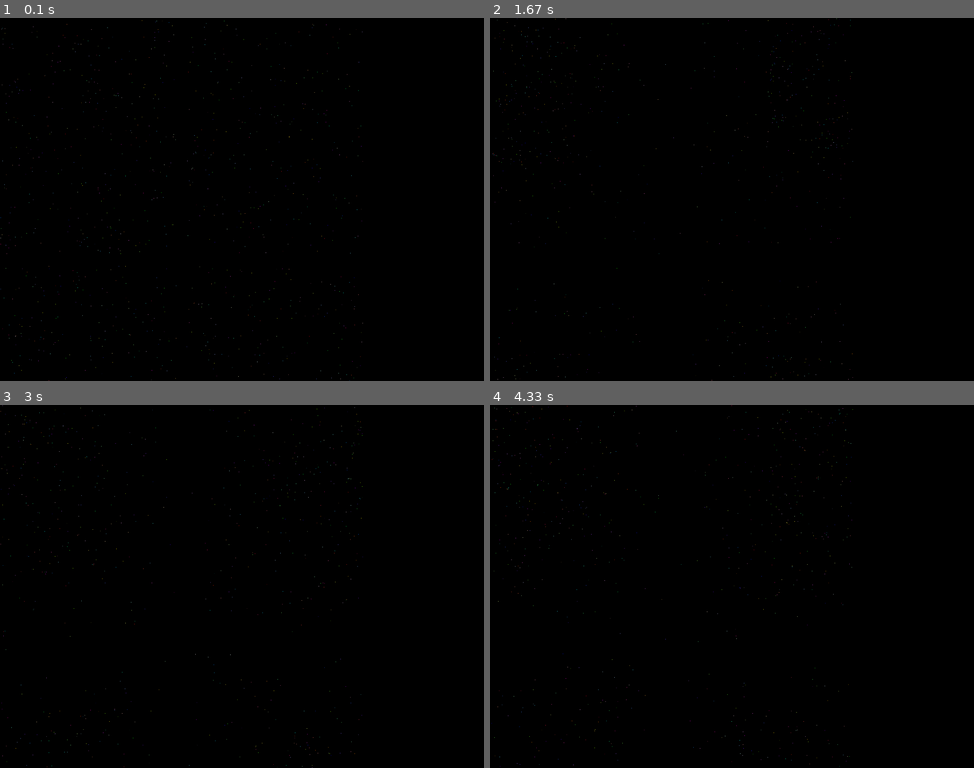
Above: before the commit, frames 1-4 (two rows, left to right).
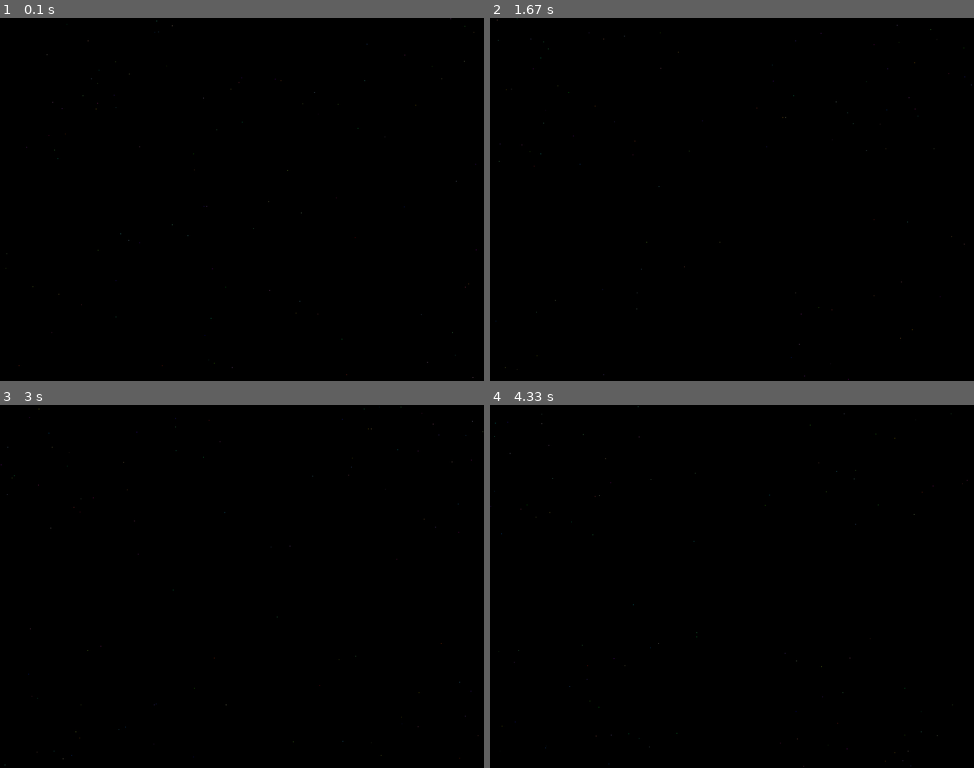
Above: after the commit, the same moments.

Repository: buzzz321/pygamestar
Game: pygame game, started from starfield.py
The game is run twice, just before and just after one commit, with the same random seed, the same clock (stepped at 60 frames per second) and the same inputs.
Inputs:
- Up to frame 1 (0.1 s): no input
- Up to frame 2 (1.67 s): no input
- Up to frame 3 (3 s): no input
- Up to frame 4 (4.33 s): no input

The runs differ from the first frame. In frame 1, 0.3% of the frame differs, in the area x 0-99%, y 0-100%; in frame 2, 0.2%; in frame 3, 0.2%; in frame 4, 0.3%.

Commit message:
small cleanup

Diff:
--- a/starfield.py
+++ b/starfield.py
@@ -16,8 +16,6 @@
         self.y = y
         self.xa = xa
         self.ya = ya
-        self.ox = x
-        self.oy = y
 
     def move(self, width, height):
         self.x += self.xa
@@ -54,7 +52,7 @@
 
 def setup():
     data = []
-    for n in range(0, 1000):
+    for n in range(0, 100):
         pixel = Pixel(random.randint(0, width - 1),
                       random.randint(0, height - 1), 0, 0)
         pixel.star_direction(height, width)
@@ -73,7 +71,7 @@
 while running:
     screen.fill(black)
     for pixel in starfield:
-        pixel.move(height, width)
+        pixel.move(width, height)
 
         x = pixel.x
         y = pixel.y
